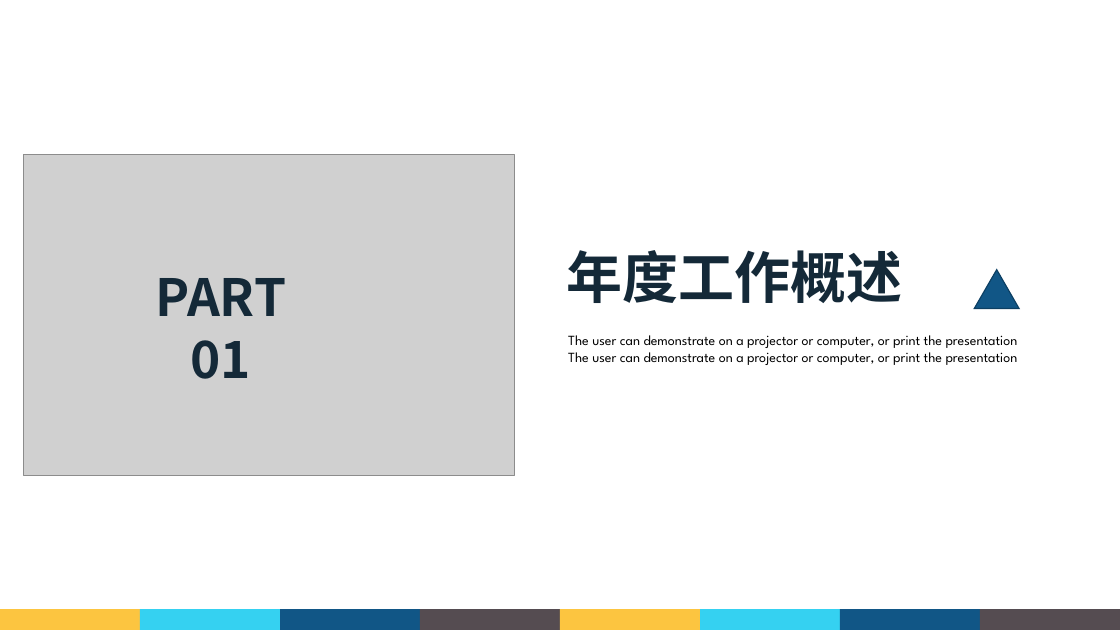
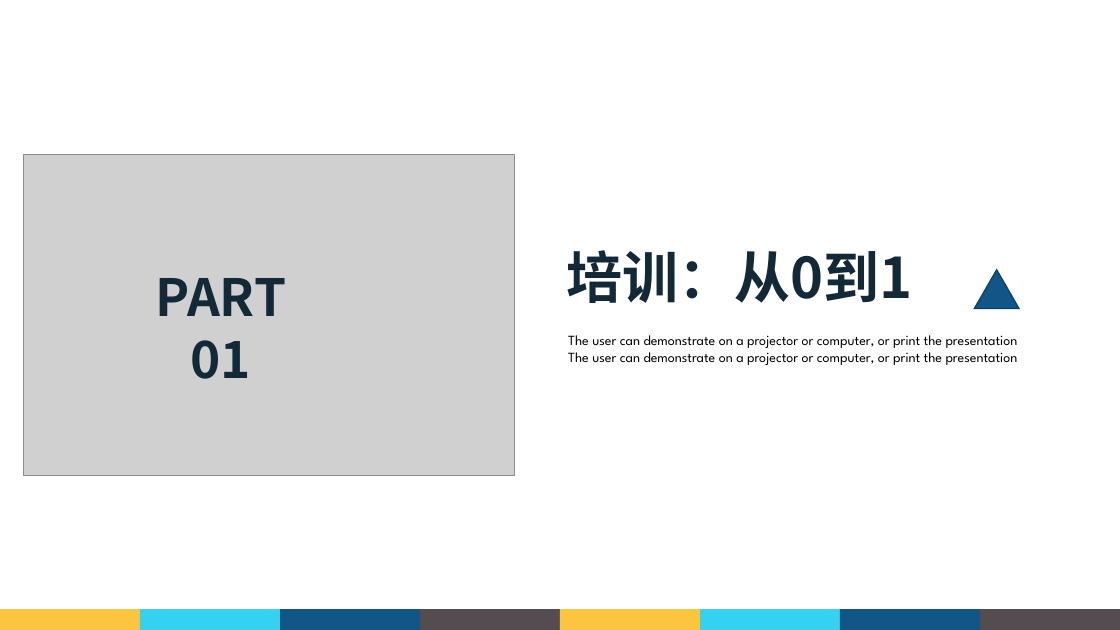
Before and after one commit to Cbh777/win_prj, a slide deck: slide 4 of FullhanWorkFile/转正答辩.pptx. Drawn at 1120x630 pixels with LibreOffice and Linux fonts; fonts in the diff are those of the drawing; grey boxes stand for pictures; background and template pictures are left out. Boxes give left, top, right and bottom in pixels: in the first picture for what was removed or moved away, otherwise in the second. Text is boxed around its words. In the diff, an @@ line names an element or a change of style, - is before the commit and + after.

```diff
--- a/FullhanWorkFile/转正答辩.pptx
+++ b/FullhanWorkFile/转正答辩.pptx
@@ text at box(567, 250, 913, 303): text changed @@
-年度工作概述
+培训：从0到1
```
Also in this commit, not shown: 8 other slides changed, 9 slides added, 4 slides removed.
